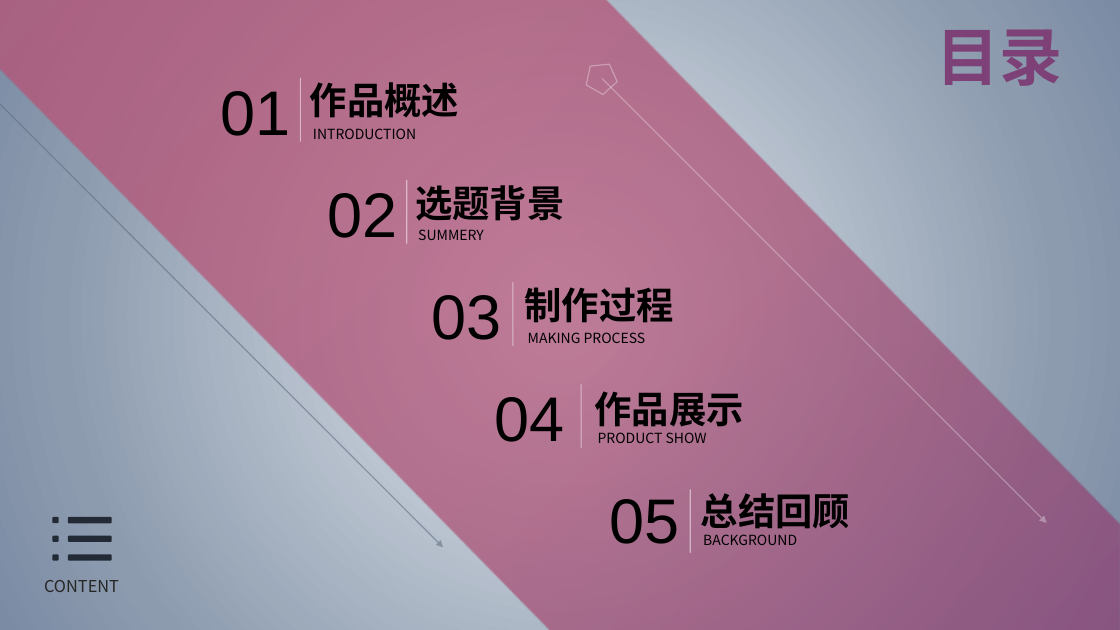
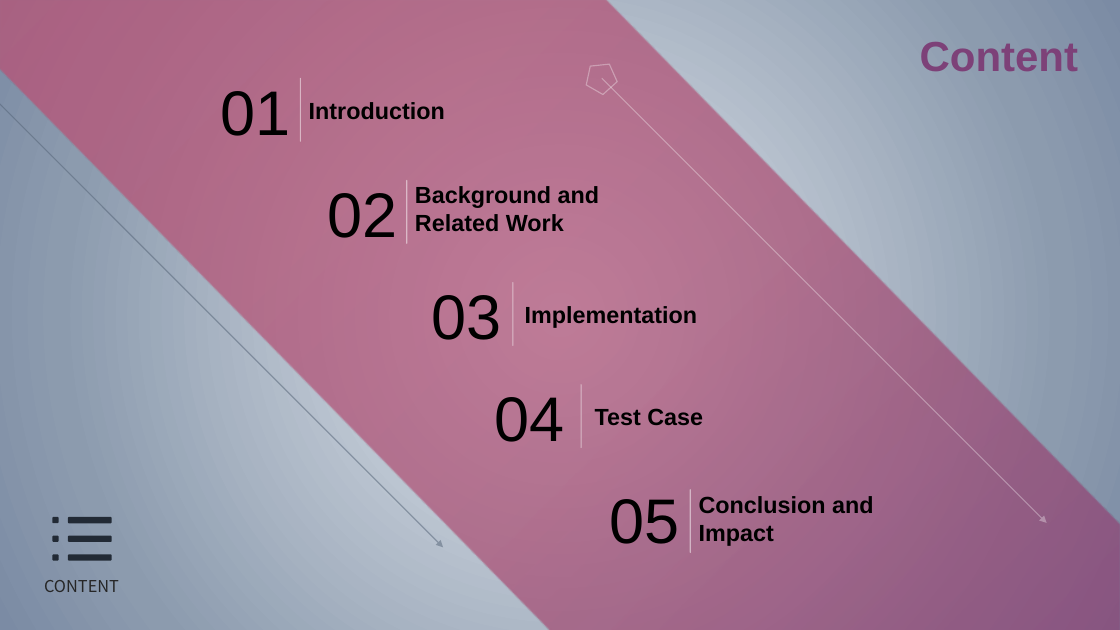
Before and after one commit to zhuangzhuang131419/McGill, a slide deck: slide 2 of COMP396/Presentation.pptx. Drawn at 1120x630 pixels with LibreOffice and Linux fonts; fonts in the diff are those of the drawing. Boxes give left, top, right and bottom in pixels: in the first picture for what was removed or moved away, otherwise in the second. Text is boxed around its words. In the diff, an @@ line names an element or a change of style, - is before the commit and + after.

Commit message:
Finish Preface and introduction

```diff
--- a/COMP396/Presentation.pptx
+++ b/COMP396/Presentation.pptx
@@ text at <box>920,42,1079,71</box>: text changed; size 54 to 36 pt @@
-目录
+Content
@@ text removed at <box>310,82,459,118</box> @@
-作品概述
@@ text "Introduction" at <box>309,102,445,119</box>: vertical alignment top to middle @@
@@ text at <box>309,102,445,119</box>: text changed; size 12 to 20 pt; font Noto Sans CJK SC to Arial; bold on @@
-INTRODUCTION
+Introduction
@@ text at <box>415,186,599,231</box>: text changed; size 32 to 20 pt @@
-选题背景
+Background and Related Work
@@ text removed at <box>418,229,484,240</box> @@
-SUMMERY
@@ text at <box>525,306,697,328</box>: text changed; size 32 to 20 pt @@
-制作过程
+Implementation
@@ text removed at <box>528,332,646,343</box> @@
-MAKING PROCESS
@@ text at <box>595,408,703,425</box>: text changed; size 32 to 20 pt @@
-作品展示
+Test Case
@@ text removed at <box>598,432,707,443</box> @@
-PRODUCT SHOW
@@ text at <box>699,496,873,546</box>: text changed; size 32 to 20 pt @@
-总结回顾
+Conclusion and Impact
@@ text removed at <box>703,534,797,545</box> @@
-BACKGROUND
```
Also in this commit, not shown: 8 other slides changed, 2 slides added, 2 slides removed.
